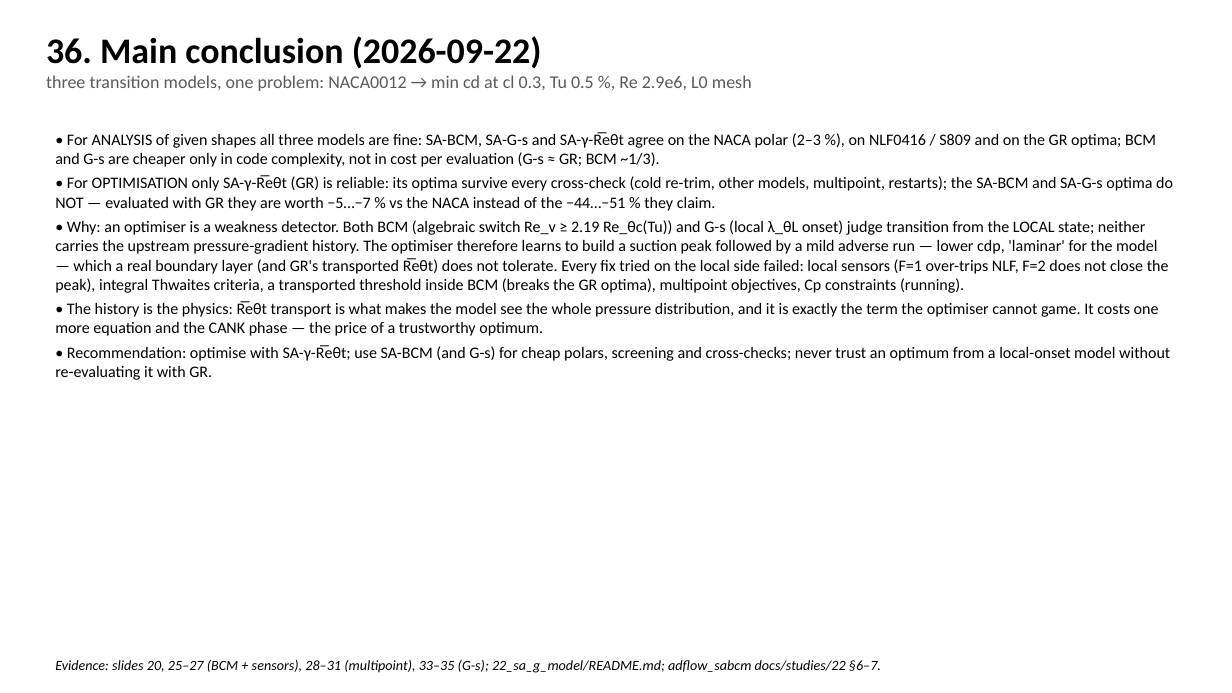
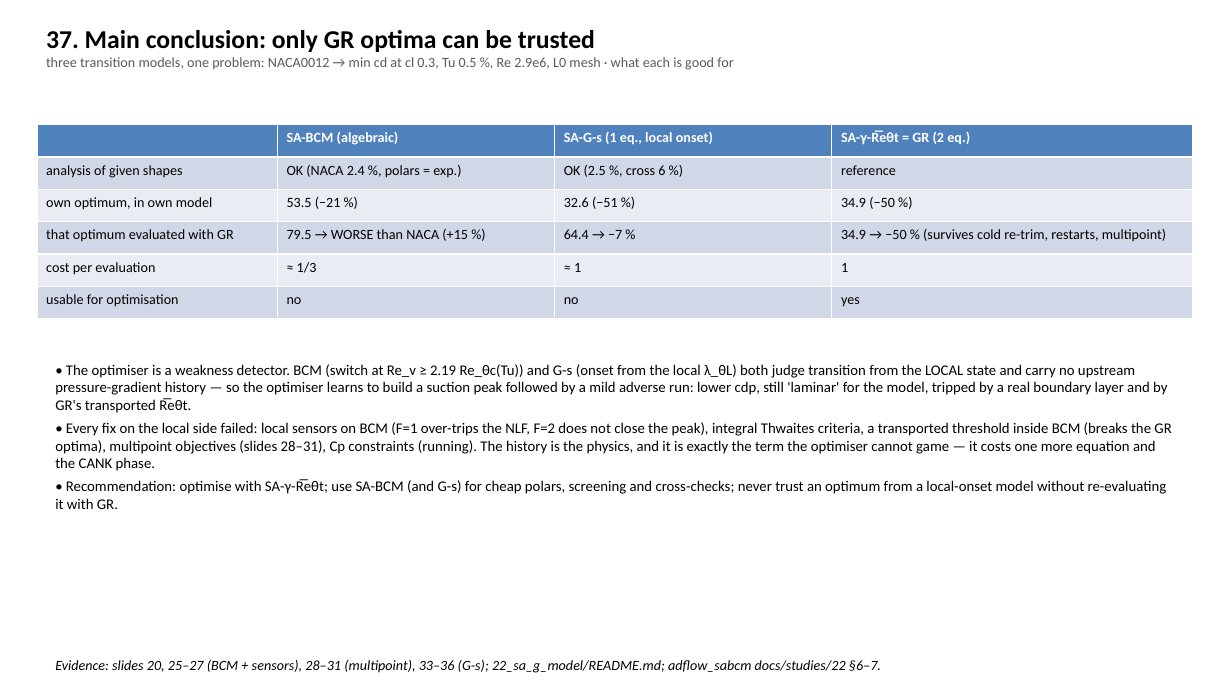
Before and after one commit to PedroCardoso-mdo/adflow, a slide deck: slide 38 of docs/studies/21_c2_branch_campaign/deck/SA-BCM_2D_reruns_and_branches_2026-09-18.pptx (slide 37 before the commit). Drawn at 1232x693 pixels with LibreOffice and Linux fonts; fonts in the diff are those of the drawing. Boxes give left, top, right and bottom in pixels: in the first picture for what was removed or moved away, otherwise in the second. Text is boxed around its words. In the diff, an @@ line names an element or a change of style, - is before the commit and + after.

```diff
--- a/docs/studies/21_c2_branch_campaign/deck/SA-BCM_2D_reruns_and_branches_2026-09-18.pptx
+++ b/docs/studies/21_c2_branch_campaign/deck/SA-BCM_2D_reruns_and_branches_2026-09-18.pptx
@@ text at (x1=46, y1=30, x2=733, y2=70): text changed; size 14 to 11 pt @@
-36. Main conclusion (2026-09-22)
-three transition models, one problem: NACA0012 → min cd at cl 0.3, Tu 0.5 %, Re 2.9e6, L0 mesh
+37. Main conclusion: only GR optima can be trusted
+three transition models, one problem: NACA0012 → min cd at cl 0.3, Tu 0.5 %, Re 2.9e6, L0 mesh · what each is good for
@@ table added at (x1=37, y1=125, x2=1192, y2=319), 6 rows, 4 columns @@
+ | SA-BCM (algebraic) | SA-G-s (1 eq., local onset) | SA-γ-R̅eθt = GR (2 eq.)
+analysis of given shapes | OK (NACA 2.4 %, polars = exp.) | OK (2.5 %, cross 6 %) | reference
+own optimum, in own model | 53.5 (−21 %) | 32.6 (−51 %) | 34.9 (−50 %)
+that optimum evaluated with GR | 79.5 → WORSE than NACA (+15 %) | 64.4 → −7 % | 34.9 → −50 % (survives cold re-trim, restarts, multipoint)
+cost per evaluation | ≈ 1/3 | ≈ 1 | 1
+usable for optimisation | no | no | yes
@@ text "• The optimiser is a ..." moved from (x1=55, y1=132, x2=1173, y2=380) to (x1=55, y1=364, x2=1171, y2=509) @@
@@ text at (x1=55, y1=364, x2=1171, y2=471): text changed; size 12.5 to 11.5 pt @@
-• For ANALYSIS of given shapes all three models are fine: SA-BCM, SA-G-s and SA-γ-R̅eθt agree on the NACA polar (2–3 %), on NLF0416 / S809 and on the GR optima; BCM and G-s are cheaper only in code complexity, not in cost per evaluation (G-s ≈ GR; BCM ~1/3).
-• For OPTIMISATION only SA-γ-R̅eθt (GR) is reliable: its optima survive every cross-check (cold re-trim, other models, multipoint, restarts); the SA-BCM and SA-G-s optima do NOT — evaluated with GR they are worth −5…−7 % vs the NACA instead of the −44…−51 % they claim.
-• Why: an optimiser is a weakness detector. Both BCM (algebraic switch Re_v ≥ 2.19 Re_θc(Tu)) and G-s (local λ_θL onset) judge transition from the LOCAL state; neither carries the upstream pressure-gradient history. The optimiser therefore learns to build a suction peak followed by a mild adverse run — lower cdp, 'laminar' for the model — which a real boundary layer (and GR's transported R̅eθt) does not tolerate. Every fix tried on the local side failed: local sensors (F=1 over-trips NLF, F=2 does not close the peak), integral Thwaites criteria, a transported threshold inside BCM (breaks the GR optima), multipoint objectives, Cp constraints (running).
-• The history is the physics: R̅eθt transport is what makes the model see the whole pressure distribution, and it is exactly the term the optimiser cannot game. It costs one more equation and the CANK phase — the price of a trustworthy optimum.
+• The optimiser is a weakness detector. BCM (switch at Re_v ≥ 2.19 Re_θc(Tu)) and G-s (onset from the local λ_θL) both judge transition from the LOCAL state and carry no upstream pressure-gradient history — so the optimiser learns to build a suction peak followed by a mild adverse run: lower cdp, still 'laminar' for the model, tripped by a real boundary layer and by GR's transported R̅eθt.
+• Every fix on the local side failed: local sensors on BCM (F=1 over-trips the NLF, F=2 does not close the peak), integral Thwaites criteria, a transported threshold inside BCM (breaks the GR optima), multipoint objectives (slides 28–31), Cp constraints (running). The history is the physics, and it is exactly the term the optimiser cannot game — it costs one more equation and the CANK phase.
@@ text at (x1=55, y1=479, x2=1167, y2=509): size 12.5 to 11.5 pt in "• Recommendation: optimise with SA-γ-R̅eθt; use SA-BCM ..." @@
@@ text at (x1=55, y1=660, x2=881, y2=673): text changed @@
-Evidence: slides 20, 25–27 (BCM + sensors), 28–31 (multipoint), 33–35 (G-s); 22_sa_g_model/README.md; adflow_sabcm docs/studies/22 §6–7.
+Evidence: slides 20, 25–27 (BCM + sensors), 28–31 (multipoint), 33–36 (G-s); 22_sa_g_model/README.md; adflow_sabcm docs/studies/22 §6–7.
```
Also in this commit, not shown: 3 other slides changed, 2 slides added, 1 slide removed, 6 other files.
